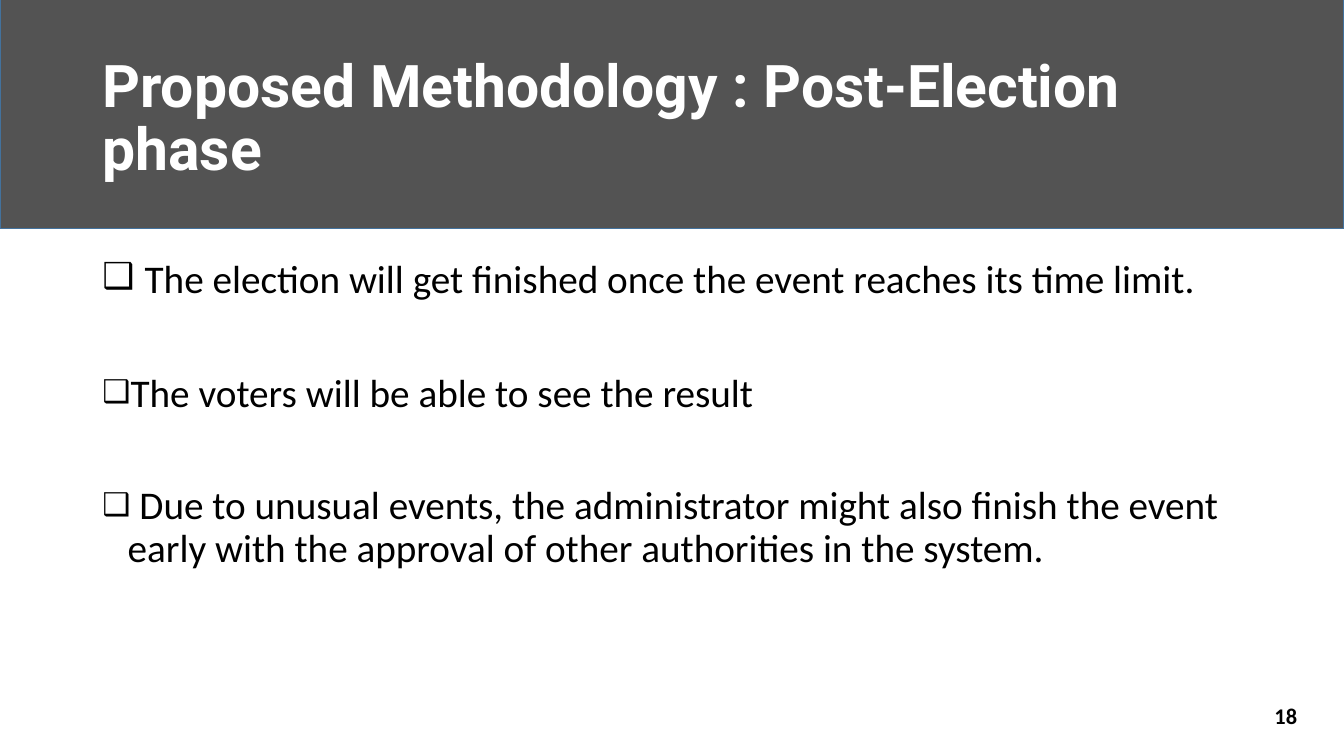
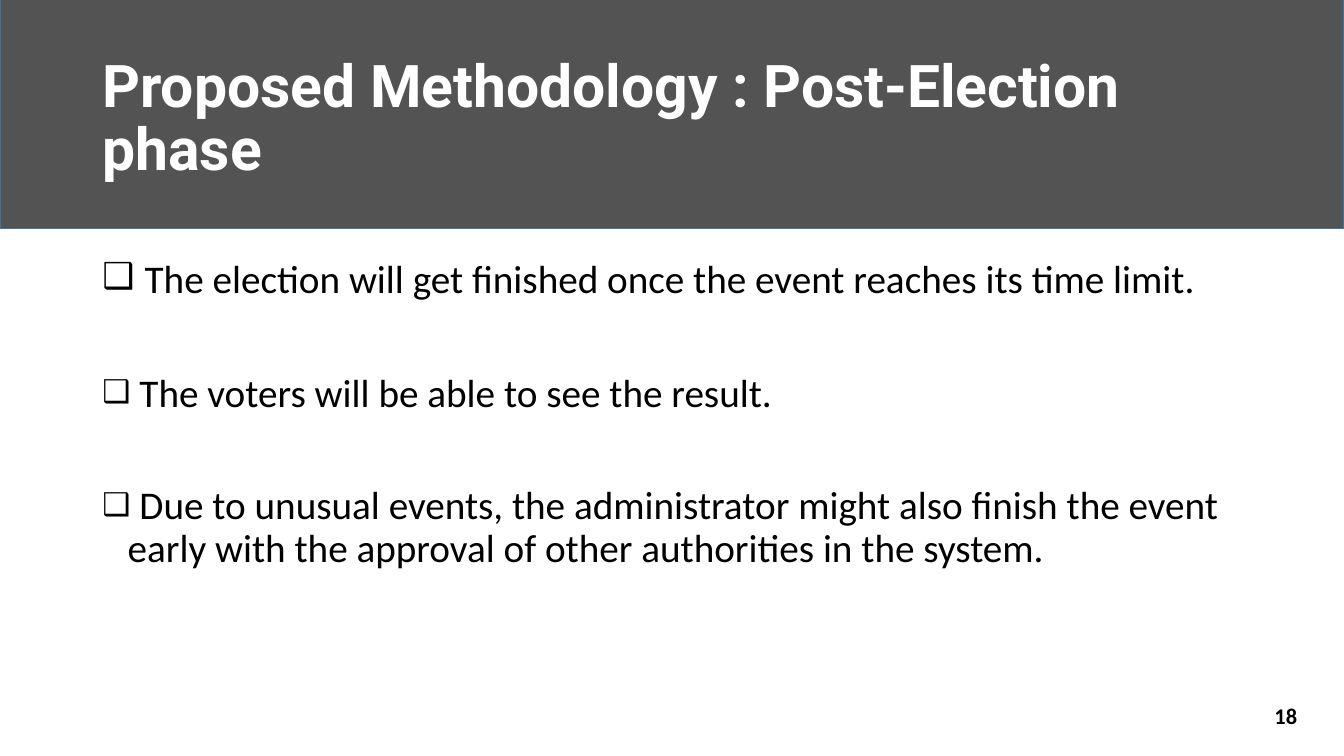
Before and after one commit to Nafi-13/Thesis, a slide deck: slide 18 of 1707013.pptx. Drawn at 1344x756 pixels with LibreOffice and Linux fonts; fonts in the diff are those of the drawing. Boxes give left, top, right and bottom in pixels: in the first picture for what was removed or moved away, otherwise in the second. Text is boxed around its words. In the diff, an @@ line names an element or a change of style, - is before the commit and + after.

```diff
--- a/1707013.pptx
+++ b/1707013.pptx
@@ text at [139, 379, 771, 408]: text changed @@
-❑ The voters will be able to see the result
+❑ The voters will be able to see the result.
```
Also in this commit, not shown: 14 other slides changed, 1 other file.
